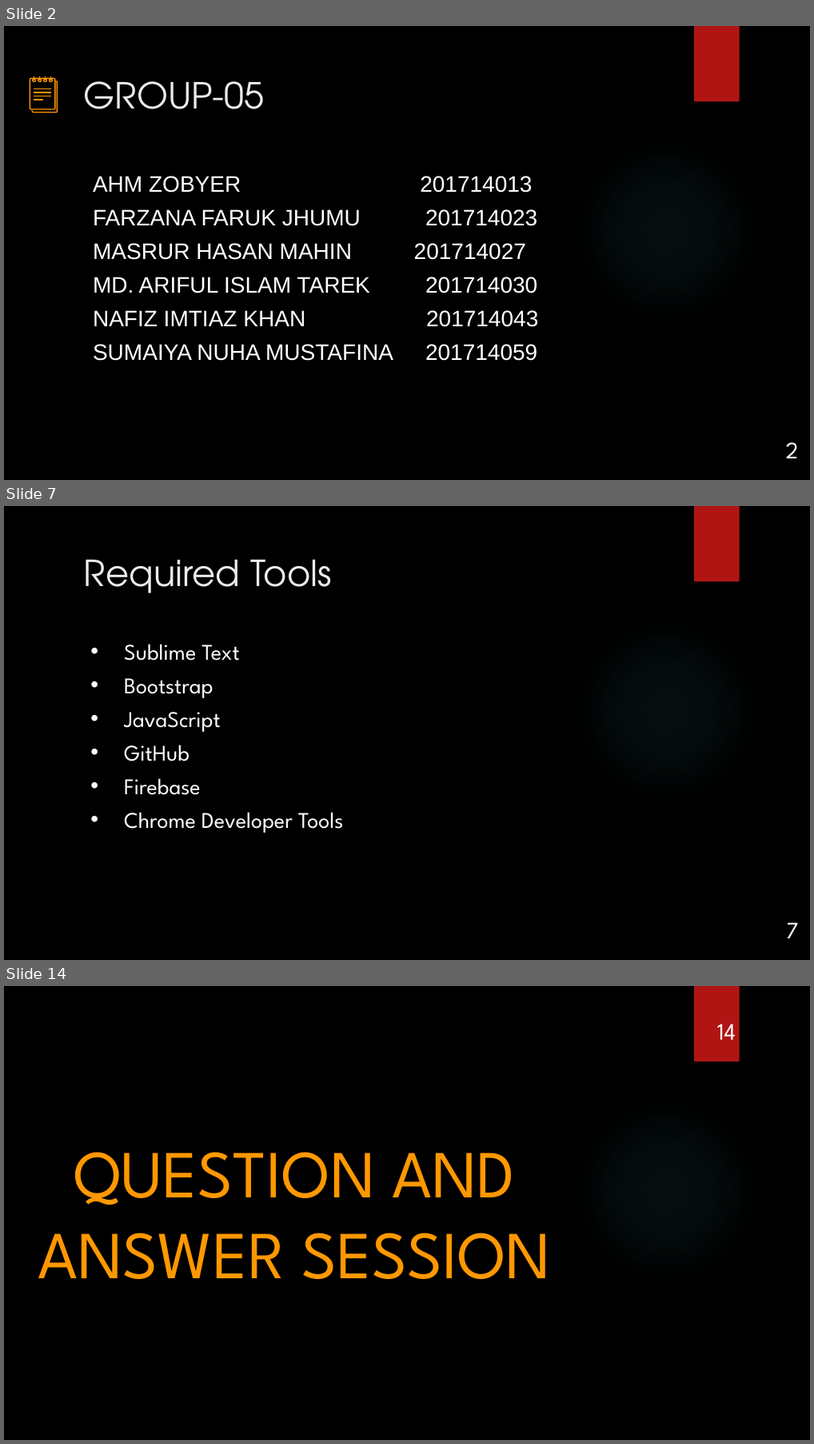
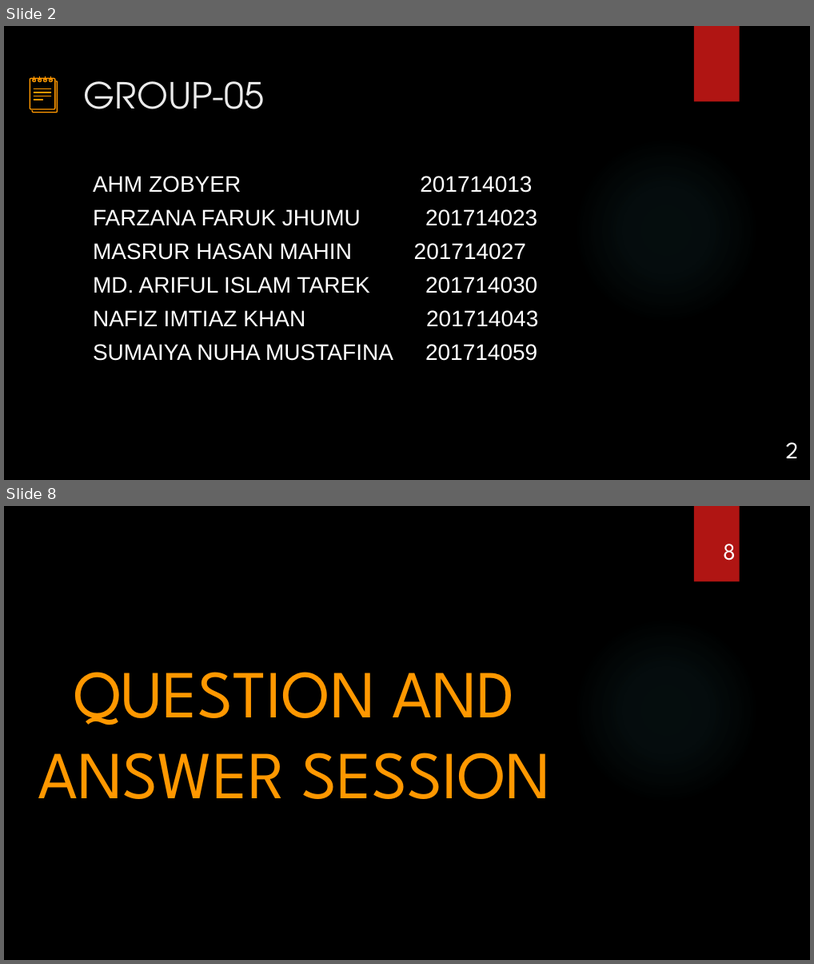
Before and after one commit to Nafiz43/MAAS_WEB, a slide deck: SADD LAB/SADD_initial_1.pptx. Shown one above the other, each under a label of ours: slides 2, 7 and 14 before the commit, slides 2 and 8 after it; the slides between them are not shown. The pictures are 814x1444 and 814x964 pixels, drawn with LibreOffice and Linux fonts; fonts in the diff are those of the drawing; background and template pictures are left out. Boxes give left, top, right and bottom in pixels: in the first picture for what was removed or moved away, otherwise in the second. Text is boxed around its words. In the diff, an @@ line names an element or a change of style, - is before the commit and + after.

```diff
--- a/SADD LAB/SADD_initial_1.pptx
+++ b/SADD LAB/SADD_initial_1.pptx
@@ slide 7 removed at (4, 506, 810, 960), background picture (left out); not listed: 2 template elements that a slide beside it also shows @@
@@ title removed at (84, 560, 332, 593) @@
-Required Tools
@@ text removed at (124, 644, 344, 832) @@
-• Sublime Text
-• Bootstrap
-• JavaScript
-• GitHub
-• Firebase
-• Chrome Developer Tools
@@ page number removed at (786, 922, 798, 938) @@
-7
@@ what was slide 14 is now slide 8 @@
@@ page number at (723, 544, 736, 560): text changed @@
-14
+8
```
Also in this commit, not shown: 3 slides changed, 2 slides added, 7 other slides removed.
